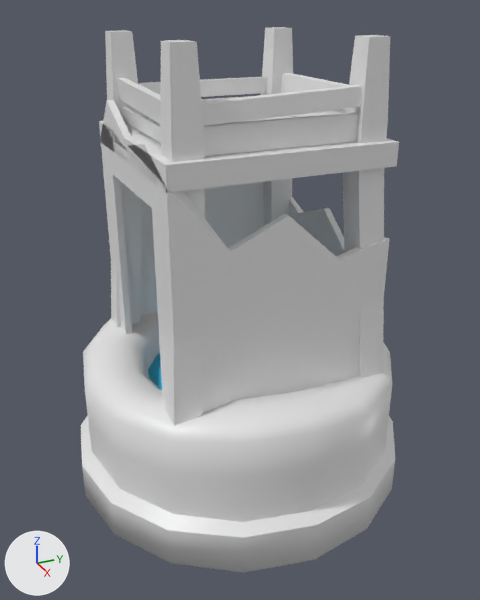
Before and after pictures for a commit that changed the FBX model Assets/SourceFiles/FBX/Structures.fbx.
One viewpoint serves both versions: a 50 mm camera at (4.11, -1.83, 3.44) aimed at (0.04, 0.0, 1.41). Lighting does not change. The marker at lower left points along +X, +Y and +Z. Where no turn or scale is listed for an object, it has been applied to the vertices.

The scene before the commit, as lines of its bpy script (objects in view):
```python
me_rabbit_hole = bpy.data.meshes.new('Rabbit Hole')
me_rabbit_hole.from_pydata(...)  # 76 vertices, 107 faces; spans x -0.75..0.75, y -0.75..0.75, z 0.0..2.8
# faces by material slot: [106, 1]
me_rabbit_hole.materials.append(mat_mat1)  # white #e7e7e7
me_rabbit_hole.materials.append(mat_hole)  # black #000000
me_tower = bpy.data.meshes.new('Tower')
me_tower.from_pydata(...)  # 178 vertices, 136 faces; spans x -0.84..0.84, y -0.84..0.84, z 0.0..3.22
me_tower.materials.append(mat_mat1)  # white #e7e7e7
me_well_001 = bpy.data.meshes.new('Well.001')
me_well_001.from_pydata(...)  # 243 vertices, 240 faces; spans x -126.0..126.0, y 0.0..110.0, z -126.0..126.0
# faces by material slot: [176, 64]
me_well_001.materials.append(mat_mat1)  # white #e7e7e7
me_well_001.materials.append(mat_water)  # cyan #2bbbe7
ob_rabbit_hole = bpy.data.objects.new('Rabbit Hole', me_rabbit_hole)
ob_rabbit_hole.location = (0.0, 0.0, 0.0)
ob_tower = bpy.data.objects.new('Tower', me_tower)
ob_tower.location = (0.0, 0.0, 0.0)
ob_well = bpy.data.objects.new('Well', me_well_001)
ob_well.location = (0.0, 0.0, 0.0)
ob_well.rotation_euler = (1.571, 0.0, -1.571)  # degrees (90, 0, -90)
ob_well.scale = (0.01, 0.01, 0.01)
```
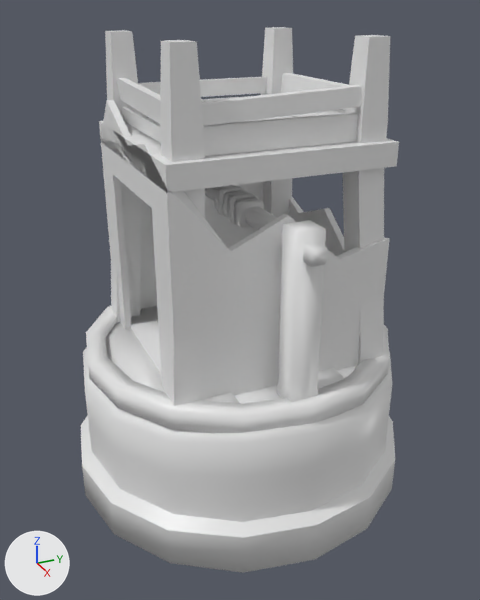
Where the newer file only moved an object's origin or applied its transform, the numbers keep the older frame.

Location of each change, (x1, y1, x2, y2) in pixels of the pictures (480 x 600 px):
'Lid', added: after (86, 305, 390, 433)
'Hanger', added: after (205, 185, 327, 402)

The change, as a list of edits to the scene's bpy script:
```text
Add me_circle:
    me_circle.from_pydata(...)  # 116 vertices, 102 faces; spans x -1.14..1.14, y -1.14..1.14, z 0.99..1.14
    me_circle.materials.append(mat_mat1)  # white #e7e7e7
Add me_cube:
    me_cube.from_pydata(...)  # 216 vertices, 204 faces; spans x -1.12..1.12, y -0.11..0.11, z 0.97..2.24
    me_cube.materials.append(mat_mat1)  # white #e7e7e7
Add ob_lid:
    ob_lid = bpy.data.objects.new('Lid', me_circle)
    ob_lid.location = (0.0, 0.0, 0.0)
Add ob_hanger:
    ob_hanger = bpy.data.objects.new('Hanger', me_cube)
    ob_hanger.location = (0.0, 0.0, 0.0)
```
